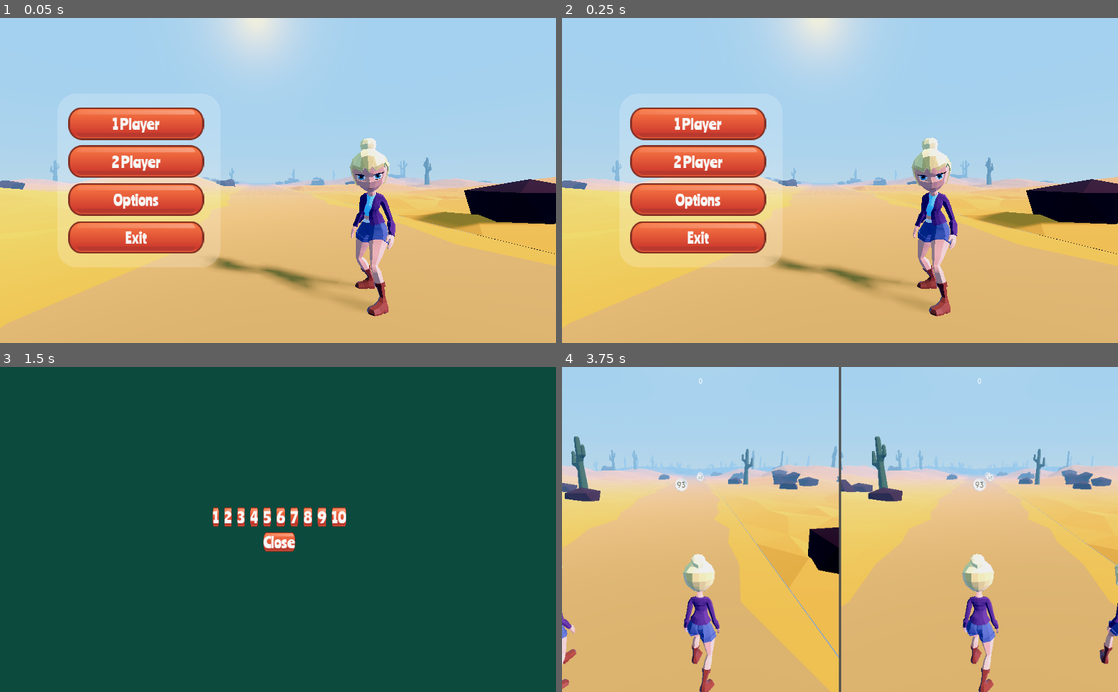
Above: before the commit, frames 1-4 (two rows, left to right).
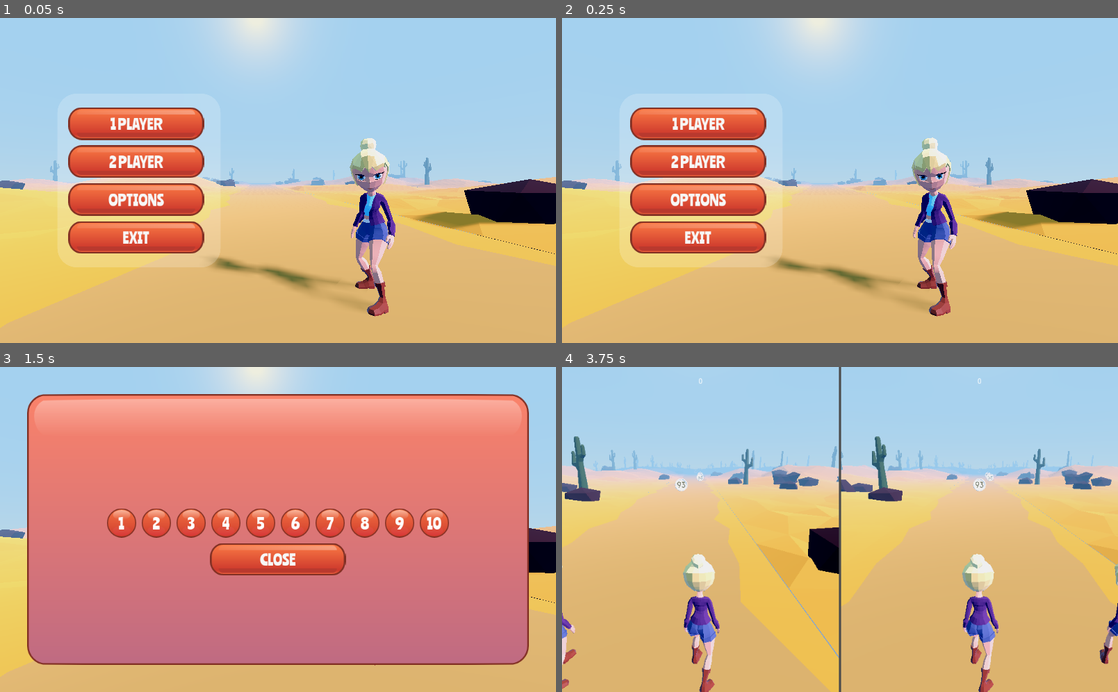
Above: after the commit, the same moments.

Repository: rans0000/math-runner
Game: Godot game, scene res://ui/MainMenu/HomeScreen.tscn
Same seed, same stepped clock (60 frames per second), same inputs: the game is played once before the commit and once after it.
Inputs:
- Up to frame 1 (0.05 s): no input
- Up to frame 2 (0.25 s): no input
- Up to frame 3 (1.5 s): click "2 Player" (after the commit: "2 PLAYER") at 0.5 s; click "Options" (after the commit: "OPTIONS") at 1.25 s
- Up to frame 4 (3.75 s): click "1 Player" (after the commit: "1 PLAYER") at 2 s; click "1 Player" (after the commit: "1 PLAYER") at 2.75 s; click "1" at 3.5 s

The runs differ from the first frame. In frame 1, 0.9% of the frame differs, in the area x 19-30%, y 30-70%; in frame 2, 0.9%; in frame 3, 100%, in the area x 0-100%, y 0-100%; in frame 4, nothing differs.

Commit message:
add alternate button styles

Diff:
--- a/ui/MainMenu/MainMenu.gd
+++ b/ui/MainMenu/MainMenu.gd
@@ -1,6 +1,6 @@
 extends Control
 
-onready var popup = $Popup;
+onready var popup = $Popup/Popup;
 onready var Global = get_node("/root/Global")
 
 
--- a/ui/MainMenu/MainMenu.tscn
+++ b/ui/MainMenu/MainMenu.tscn
@@ -74,7 +74,7 @@
 margin_bottom = 60.0
 rect_min_size = Vector2( 250, 60 )
 mouse_default_cursor_shape = 2
-text = "1 Player"
+text = "1 PLAYER"
 
 [node name="BtnPlay2" type="Button" parent="Panel/CenterContainer/VBoxContainer"]
 margin_top = 70.0
@@ -82,7 +82,7 @@
 margin_bottom = 130.0
 rect_min_size = Vector2( 250, 60 )
 mouse_default_cursor_shape = 2
-text = "2 Player"
+text = "2 PLAYER"
 
 [node name="BtnOptions" type="Button" parent="Panel/CenterContainer/VBoxContainer"]
 margin_top = 140.0
@@ -90,7 +90,7 @@
 margin_bottom = 200.0
 rect_min_size = Vector2( 250, 60 )
 mouse_default_cursor_shape = 2
-text = "Options"
+text = "OPTIONS"
 
 [node name="BtnExit" type="Button" parent="Panel/CenterContainer/VBoxContainer"]
 margin_top = 210.0
@@ -98,7 +98,7 @@
 margin_bottom = 270.0
 rect_min_size = Vector2( 250, 60 )
 mouse_default_cursor_shape = 2
-text = "Exit"
+text = "EXIT"
 
 [node name="Popup" parent="." instance=ExtResource( 2 )]
 [connection signal="button_up" from="Panel/CenterContainer/VBoxContainer/BtnPlay1" to="." method="_on_BtnPlay_button_up"]
--- a/ui/Popup/Popup.gd
+++ b/ui/Popup/Popup.gd
@@ -1,14 +1,18 @@
-extends Popup
+extends Control
 
-onready var button_wrapper = $CenterContainer/VBoxContainer/ButtonWrapper
+onready var button_wrapper = $Popup/MarginContainer/Panel/CenterContainer/VBoxContainer/ButtonWrapper
+#onready var btn_numeric = $CenterContainer/VBoxContainer/ButtonWrapper/BtnNumeric
+onready var btn_numeric = $Popup/MarginContainer/Panel/CenterContainer/VBoxContainer/ButtonWrapper/BtnNumeric
 onready var Global = get_node("/root/Global")
+onready var popup = $Popup
 
 
 
 func _ready():
 	for i in range(10):
-		var button = Button.new()
+		var button = btn_numeric.duplicate()
 		button.text = String(i + 1)
+		button.visible = true
 		button.connect("button_up", self, "on_number_select", [i+1])
 		button_wrapper.add_child(button)
 	pass
@@ -16,7 +20,7 @@
 
 
 func _on_BtnClose_button_up():
-	self.visible = false
+	popup.visible = false
 
 
 
--- a/ui/Popup/Popup.tscn
+++ b/ui/Popup/Popup.tscn
@@ -1,11 +1,22 @@
-[gd_scene load_steps=2 format=2]
+[gd_scene load_steps=7 format=2]
 
 [ext_resource path="res://ui/Popup/Popup.gd" type="Script" id=1]
+[ext_resource path="res://ui/Themes/MainTheme/Textures/btn_numeric_texture.tres" type="StyleBox" id=2]
+[ext_resource path="res://ui/Themes/MainTheme/Textures/btn_numeric_pressed_texture.tres" type="StyleBox" id=3]
+[ext_resource path="res://fonts/Ranchers-Regular.ttf" type="DynamicFontData" id=4]
+[ext_resource path="res://ui/Themes/MainTheme/main_theme.tres" type="Theme" id=5]
 
-[node name="Popup" type="Popup"]
+[sub_resource type="DynamicFont" id=1]
+size = 28
+use_filter = true
+font_data = ExtResource( 4 )
+
+[node name="Control" type="Control"]
 anchor_right = 1.0
 anchor_bottom = 1.0
-popup_exclusive = true
+size_flags_horizontal = 3
+size_flags_vertical = 3
+theme = ExtResource( 5 )
 script = ExtResource( 1 )
 __meta__ = {
 "_edit_use_anchors_": false
@@ -14,28 +25,64 @@
 [node name="ColorRect" type="ColorRect" parent="."]
 anchor_right = 1.0
 anchor_bottom = 1.0
-color = Color( 0.0509804, 0.294118, 0.247059, 1 )
+color = Color( 0.0784314, 0.192157, 0.8, 0.682353 )
 __meta__ = {
 "_edit_use_anchors_": false
 }
 
-[node name="CenterContainer" type="CenterContainer" parent="."]
+[node name="Popup" type="Popup" parent="."]
+visible = true
 anchor_right = 1.0
 anchor_bottom = 1.0
-margin_right = 7.0
+
+[node name="MarginContainer" type="MarginContainer" parent="Popup"]
+anchor_right = 1.0
+anchor_bottom = 1.0
+margin_left = 50.0
+margin_top = 50.0
+margin_right = -50.0
+margin_bottom = -50.0
+grow_horizontal = 2
+grow_vertical = 2
+size_flags_horizontal = 5
+size_flags_vertical = 5
 __meta__ = {
 "_edit_use_anchors_": false
 }
 
-[node name="VBoxContainer" type="VBoxContainer" parent="CenterContainer"]
-margin_left = 492.0
-margin_top = 285.0
-margin_right = 539.0
-margin_bottom = 315.0
+[node name="Panel" type="Panel" parent="Popup/MarginContainer"]
+margin_right = 924.0
+margin_bottom = 500.0
+__meta__ = {
+"_edit_use_anchors_": false
+}
+
+[node name="CenterContainer" type="CenterContainer" parent="Popup/MarginContainer/Panel"]
+anchor_right = 1.0
+anchor_bottom = 1.0
+size_flags_horizontal = 3
+size_flags_vertical = 3
+__meta__ = {
+"_edit_use_anchors_": false
+}
+
+[node name="VBoxContainer" type="VBoxContainer" parent="Popup/MarginContainer/Panel/CenterContainer"]
+margin_left = 337.0
+margin_top = 192.0
+margin_right = 587.0
+margin_bottom = 308.0
+size_flags_horizontal = 3
+size_flags_vertical = 3
 custom_constants/separation = 10
 
-[node name="ButtonWrapper" type="HBoxContainer" parent="CenterContainer/VBoxContainer"]
-margin_right = 47.0
+[node name="Label" type="Label" parent="Popup/MarginContainer/Panel/CenterContainer/VBoxContainer"]
+margin_right = 250.0
+margin_bottom = 36.0
+
+[node name="ButtonWrapper" type="HBoxContainer" parent="Popup/MarginContainer/Panel/CenterContainer/VBoxContainer"]
+margin_top = 46.0
+margin_right = 250.0
+margin_bottom = 46.0
 grow_horizontal = 2
 grow_vertical = 2
 size_flags_horizontal = 7
@@ -43,10 +90,27 @@
 custom_constants/separation = 10
 alignment = 1
 
-[node name="ActionWrapper" type="HBoxContainer" parent="CenterContainer/VBoxContainer"]
-margin_top = 10.0
-margin_right = 47.0
-margin_bottom = 30.0
+[node name="BtnNumeric" type="Button" parent="Popup/MarginContainer/Panel/CenterContainer/VBoxContainer/ButtonWrapper"]
+visible = false
+margin_left = 98.0
+margin_right = 152.0
+margin_bottom = 54.0
+rect_min_size = Vector2( 54, 54 )
+mouse_default_cursor_shape = 2
+custom_styles/hover = ExtResource( 2 )
+custom_styles/pressed = ExtResource( 3 )
+custom_styles/focus = ExtResource( 3 )
+custom_styles/normal = ExtResource( 2 )
+custom_fonts/font = SubResource( 1 )
+custom_colors/font_color = Color( 1, 1, 1, 1 )
+custom_colors/font_color_hover = Color( 0.960784, 0.886275, 0.227451, 1 )
+custom_colors/font_color_pressed = Color( 0.568627, 0.188235, 0.0196078, 1 )
+text = "0"
+
+[node name="ActionWrapper" type="HBoxContainer" parent="Popup/MarginContainer/Panel/CenterContainer/VBoxContainer"]
+margin_top = 56.0
+margin_right = 250.0
+margin_bottom = 116.0
 grow_horizontal = 2
 grow_vertical = 2
 size_flags_horizontal = 7
@@ -54,8 +118,9 @@
 custom_constants/separation = 10
 alignment = 1
 
-[node name="BtnClose" type="Button" parent="CenterContainer/VBoxContainer/ActionWrapper"]
-margin_right = 47.0
-margin_bottom = 20.0
-text = "Close"
-[connection signal="button_up" from="CenterContainer/VBoxContainer/ActionWrapper/BtnClose" to="." method="_on_BtnClose_button_up"]
+[node name="BtnClose" type="Button" parent="Popup/MarginContainer/Panel/CenterContainer/VBoxContainer/ActionWrapper"]
+margin_right = 250.0
+margin_bottom = 60.0
+rect_min_size = Vector2( 250, 60 )
+text = "CLOSE"
+[connection signal="button_up" from="Popup/MarginContainer/Panel/CenterContainer/VBoxContainer/ActionWrapper/BtnClose" to="." method="_on_BtnClose_button_up"]
--- /dev/null
+++ b/ui/Themes/MainTheme/Textures/btn_numeric_pressed_texture.tres
@@ -0,0 +1,7 @@
+[gd_resource type="StyleBoxTexture" load_steps=2 format=2]
+
+[ext_resource path="res://ui/Themes/MainTheme/Textures/btn_numeric_pressed.png" type="Texture" id=1]
+
+[resource]
+texture = ExtResource( 1 )
+region_rect = Rect2( 0, 0, 54, 54 )
--- /dev/null
+++ b/ui/Themes/MainTheme/Textures/btn_numeric_texture.tres
@@ -0,0 +1,7 @@
+[gd_resource type="StyleBoxTexture" load_steps=2 format=2]
+
+[ext_resource path="res://ui/Themes/MainTheme/Textures/btn_numeric_default.png" type="Texture" id=1]
+
+[resource]
+texture = ExtResource( 1 )
+region_rect = Rect2( 0, 0, 54, 54 )
--- a/ui/Themes/MainTheme/main_theme.tres
+++ b/ui/Themes/MainTheme/main_theme.tres
@@ -1,16 +1,58 @@
-[gd_resource type="Theme" load_steps=5 format=2]
+[gd_resource type="Theme" load_steps=13 format=2]
 
 [ext_resource path="res://fonts/Ranchers-Regular.ttf" type="DynamicFontData" id=1]
 [ext_resource path="res://ui/Themes/MainTheme/Textures/btn_main__pressed_texture.tres" type="StyleBox" id=2]
 [ext_resource path="res://ui/Themes/MainTheme/Textures/btn_main_texture.tres" type="StyleBox" id=3]
+[ext_resource path="res://ui/Themes/MainTheme/Textures/panel_bg.png" type="Texture" id=4]
+[ext_resource path="res://ui/Themes/MainTheme/Textures/tab_item_active.png" type="Texture" id=5]
+[ext_resource path="res://ui/Themes/MainTheme/Textures/tab_item_default.png" type="Texture" id=6]
 
-[sub_resource type="DynamicFont" id=1]
+[sub_resource type="StyleBoxTexture" id=1]
+texture = ExtResource( 4 )
+region_rect = Rect2( 0, 0, 115, 411 )
+margin_left = 30.0
+margin_right = 30.0
+margin_top = 35.0
+margin_bottom = 35.0
+
+[sub_resource type="StyleBoxTexture" id=2]
+texture = ExtResource( 4 )
+region_rect = Rect2( 0, 0, 115, 411 )
+margin_left = 29.0
+margin_right = 33.0
+margin_top = 76.0
+margin_bottom = 36.0
+
+[sub_resource type="StyleBoxTexture" id=3]
+texture = ExtResource( 5 )
+region_rect = Rect2( 0, 0, 70, 60 )
+margin_left = 25.0
+margin_right = 25.0
+margin_top = 10.0
+margin_bottom = 5.0
+
+[sub_resource type="StyleBoxTexture" id=4]
+texture = ExtResource( 6 )
+region_rect = Rect2( 0, 0, 70, 60 )
+margin_left = 25.0
+margin_right = 25.0
+margin_top = 10.0
+margin_bottom = 5.0
+
+[sub_resource type="StyleBoxFlat" id=5]
+content_margin_left = 15.0
+bg_color = Color( 1, 1, 1, 1 )
+border_width_top = 3
+border_width_bottom = 3
+border_color = Color( 0.509804, 0.188235, 0.141176, 1 )
+
+[sub_resource type="DynamicFont" id=6]
 size = 28
 use_filter = true
 font_data = ExtResource( 1 )
 
 [resource]
-default_font = SubResource( 1 )
+default_font = SubResource( 6 )
 Button/colors/font_color = Color( 0.972549, 0.972549, 0.972549, 1 )
 Button/colors/font_color_disabled = Color( 0.9, 0.9, 0.9, 0.2 )
 Button/colors/font_color_hover = Color( 0.960784, 0.886275, 0.227451, 1 )
@@ -31,3 +73,62 @@
 Label/constants/shadow_offset_y = 1
 Label/fonts/font = null
 Label/styles/normal = null
+Panel/styles/panel = SubResource( 1 )
+TabContainer/colors/font_color_bg = Color( 1, 1, 1, 1 )
+TabContainer/colors/font_color_disabled = Color( 0.9, 0.9, 0.9, 0.2 )
+TabContainer/colors/font_color_fg = Color( 1, 1, 1, 1 )
+TabContainer/constants/hseparation = 20
+TabContainer/constants/label_valign_bg = 0
+TabContainer/constants/label_valign_fg = 0
+TabContainer/constants/side_margin = 10
+TabContainer/constants/top_margin = 7
+TabContainer/fonts/font = null
+TabContainer/icons/decrement = null
+TabContainer/icons/decrement_highlight = null
+TabContainer/icons/increment = null
+TabContainer/icons/increment_highlight = null
+TabContainer/icons/menu = null
+TabContainer/icons/menu_highlight = null
+TabContainer/styles/panel = SubResource( 2 )
+TabContainer/styles/tab_bg = SubResource( 3 )
+TabContainer/styles/tab_disabled = null
+TabContainer/styles/tab_fg = SubResource( 4 )
+TextEdit/colors/background_color = Color( 0, 0, 0, 0 )
+TextEdit/colors/bookmark_color = Color( 0.08, 0.49, 0.98, 1 )
+TextEdit/colors/brace_mismatch_color = Color( 1, 0.2, 0.2, 1 )
+TextEdit/colors/breakpoint_color = Color( 0.8, 0.8, 0.4, 0.2 )
+TextEdit/colors/caret_background_color = Color( 0, 0, 0, 1 )
+TextEdit/colors/caret_color = Color( 0.88, 0.88, 0.88, 1 )
+TextEdit/colors/code_folding_color = Color( 0.8, 0.8, 0.8, 0.8 )
+TextEdit/colors/completion_background_color = Color( 0.17, 0.16, 0.2, 1 )
+TextEdit/colors/completion_existing_color = Color( 0.87, 0.87, 0.87, 0.13 )
+TextEdit/colors/completion_font_color = Color( 0.67, 0.67, 0.67, 1 )
+TextEdit/colors/completion_scroll_color = Color( 1, 1, 1, 1 )
+TextEdit/colors/completion_selected_color = Color( 0.26, 0.26, 0.27, 1 )
+TextEdit/colors/current_line_color = Color( 0.25, 0.25, 0.26, 0.8 )
+TextEdit/colors/executing_line_color = Color( 0.2, 0.8, 0.2, 0.4 )
+TextEdit/colors/font_color = Color( 0.772549, 0.298039, 0.192157, 1 )
+TextEdit/colors/font_color_readonly = Color( 0.88, 0.88, 0.88, 0.5 )
+TextEdit/colors/font_color_selected = Color( 0, 0, 0, 1 )
+TextEdit/colors/function_color = Color( 0.4, 0.64, 0.81, 1 )
+TextEdit/colors/line_number_color = Color( 0.67, 0.67, 0.67, 0.4 )
+TextEdit/colors/mark_color = Color( 1, 0.4, 0.4, 0.4 )
+TextEdit/colors/member_variable_color = Color( 0.9, 0.31, 0.35, 1 )
+TextEdit/colors/number_color = Color( 0.92, 0.58, 0.2, 1 )
+TextEdit/colors/safe_line_number_color = Color( 0.67, 0.78, 0.67, 0.6 )
+TextEdit/colors/selection_color = Color( 0.49, 0.49, 0.49, 1 )
+TextEdit/colors/symbol_color = Color( 0.94, 0.94, 0.94, 1 )
+TextEdit/colors/word_highlighted_color = Color( 0.8, 0.9, 0.9, 0.15 )
+TextEdit/constants/completion_lines = 7
+TextEdit/constants/completion_max_width = 50
+TextEdit/constants/completion_scroll_width = 3
+TextEdit/constants/line_spacing = 4
+TextEdit/fonts/font = null
+TextEdit/icons/fold = null
+TextEdit/icons/folded = null
+TextEdit/icons/space = null
+TextEdit/icons/tab = null
+TextEdit/styles/completion = null
+TextEdit/styles/focus = null
+TextEdit/styles/normal = SubResource( 5 )
+TextEdit/styles/read_only = null
--- /dev/null
+++ b/ui/Themes/MainTheme/secondary_theme.tres
@@ -0,0 +1,48 @@
+[gd_resource type="Theme" load_steps=7 format=2]
+
+[ext_resource path="res://fonts/Ranchers-Regular.ttf" type="DynamicFontData" id=1]
+[ext_resource path="res://ui/Themes/MainTheme/Textures/btn_arrow_l_pressed.png" type="Texture" id=2]
+[ext_resource path="res://ui/Themes/MainTheme/Textures/btn_arrow_l_default.png" type="Texture" id=3]
+
+[sub_resource type="StyleBoxTexture" id=1]
+texture = ExtResource( 2 )
+region_rect = Rect2( 0, 0, 56, 60 )
+margin_left = 13.0
+margin_right = 13.0
+margin_top = 11.0
+margin_bottom = 11.0
+
+[sub_resource type="StyleBoxTexture" id=2]
+texture = ExtResource( 3 )
+region_rect = Rect2( 0, 0, 56, 60 )
+margin_left = 13.0
+margin_right = 13.0
+margin_top = 11.0
+margin_bottom = 11.0
+
+[sub_resource type="DynamicFont" id=3]
+size = 28
+font_data = ExtResource( 1 )
+
+[resource]
+default_font = SubResource( 3 )
+Button/colors/font_color = Color( 1, 1, 1, 1 )
+Button/colors/font_color_disabled = Color( 0.9, 0.9, 0.9, 0.2 )
+Button/colors/font_color_hover = Color( 0.960784, 0.886275, 0.227451, 1 )
+Button/colors/font_color_pressed = Color( 0.960784, 0.886275, 0.227451, 1 )
+Button/constants/hseparation = 2
+Button/fonts/font = null
+Button/styles/disabled = null
+Button/styles/focus = SubResource( 1 )
+Button/styles/hover = SubResource( 1 )
+Button/styles/normal = SubResource( 2 )
+Button/styles/pressed = null
+Label/colors/font_color = Color( 1, 1, 1, 1 )
+Label/colors/font_color_shadow = Color( 0, 0, 0, 0.498039 )
+Label/colors/font_outline_modulate = Color( 1, 1, 1, 1 )
+Label/constants/line_spacing = 3
+Label/constants/shadow_as_outline = 0
+Label/constants/shadow_offset_x = 2
+Label/constants/shadow_offset_y = 2
+Label/fonts/font = null
+Label/styles/normal = null
--- a/ui/UITest/UITest.tscn
+++ b/ui/UITest/UITest.tscn
@@ -1,6 +1,17 @@
-[gd_scene load_steps=2 format=2]
+[gd_scene load_steps=7 format=2]
 
 [ext_resource path="res://ui/Themes/MainTheme/main_theme.tres" type="Theme" id=1]
+[ext_resource path="res://ui/Themes/MainTheme/secondary_theme.tres" type="Theme" id=2]
+[ext_resource path="res://ui/Themes/MainTheme/Textures/btn_arrow_r_default.png" type="Texture" id=3]
+[ext_resource path="res://ui/Themes/MainTheme/Textures/btn_arrow_r_pressed.png" type="Texture" id=4]
+
+[sub_resource type="StyleBoxTexture" id=2]
+texture = ExtResource( 4 )
+region_rect = Rect2( 0, 0, 56, 60 )
+
+[sub_resource type="StyleBoxTexture" id=1]
+texture = ExtResource( 3 )
+region_rect = Rect2( 0, 0, 56, 60 )
 
 [node name="UITest" type="Control"]
 anchor_right = 1.0
@@ -11,6 +22,7 @@
 }
 
 [node name="VBoxContainer" type="VBoxContainer" parent="."]
+visible = false
 anchor_right = 1.0
 anchor_bottom = 1.0
 __meta__ = {
@@ -57,3 +69,106 @@
 __meta__ = {
 "_edit_use_anchors_": false
 }
+
+[node name="MarginContainer" type="MarginContainer" parent="."]
+anchor_right = 1.0
+anchor_bottom = 1.0
+margin_left = 50.0
+margin_top = 50.0
+margin_right = -50.0
+margin_bottom = -50.0
+__meta__ = {
+"_edit_use_anchors_": false
+}
+
+[node name="TabContainer" type="TabContainer" parent="MarginContainer"]
+margin_right = 924.0
+margin_bottom = 500.0
+
+[node name="Tabs" type="Tabs" parent="MarginContainer/TabContainer"]
+anchor_right = 1.0
+anchor_bottom = 1.0
+margin_left = 29.0
+margin_top = 127.0
+margin_right = -33.0
+margin_bottom = -36.0
+
+[node name="VBoxContainer" type="VBoxContainer" parent="MarginContainer/TabContainer/Tabs"]
+margin_right = 40.0
+margin_bottom = 40.0
+__meta__ = {
+"_edit_use_anchors_": false
+}
+
+[node name="Label" type="Label" parent="MarginContainer/TabContainer/Tabs/VBoxContainer"]
+margin_right = 400.0
+margin_bottom = 36.0
+theme = ExtResource( 2 )
+text = "Howdy"
+__meta__ = {
+"_edit_use_anchors_": false
+}
+
+[node name="HBoxContainer" type="HBoxContainer" parent="MarginContainer/TabContainer/Tabs/VBoxContainer"]
+margin_top = 40.0
+margin_right = 400.0
+margin_bottom = 100.0
+rect_min_size = Vector2( 400, 0 )
+custom_constants/separation = 0
+alignment = 1
+__meta__ = {
+"_edit_use_anchors_": false
+}
+
+[node name="Button2" type="Button" parent="MarginContainer/TabContainer/Tabs/VBoxContainer/HBoxContainer"]
+margin_right = 56.0
+margin_bottom = 60.0
+rect_min_size = Vector2( 56, 60 )
+mouse_default_cursor_shape = 2
+theme = ExtResource( 2 )
+action_mode = 0
+text = "<"
+
+[node name="TextEdit" type="TextEdit" parent="MarginContainer/TabContainer/Tabs/VBoxContainer/HBoxContainer"]
+margin_left = 56.0
+margin_right = 344.0
+margin_bottom = 60.0
+grow_horizontal = 2
+grow_vertical = 2
+size_flags_horizontal = 3
+size_flags_vertical = 3
+context_menu_enabled = false
+__meta__ = {
+"_edit_use_anchors_": false
+}
+
+[node name="Button" type="Button" parent="MarginContainer/TabContainer/Tabs/VBoxContainer/HBoxContainer"]
+margin_left = 344.0
+margin_right = 400.0
+margin_bottom = 60.0
+rect_min_size = Vector2( 56, 60 )
+mouse_default_cursor_shape = 2
+theme = ExtResource( 2 )
+custom_styles/hover = SubResource( 2 )
+custom_styles/focus = SubResource( 2 )
+custom_styles/normal = SubResource( 1 )
+action_mode = 0
+text = ">"
+
+[node name="Tabs2" type="Tabs" parent="MarginContainer/TabContainer"]
+visible = false
+anchor_right = 1.0
+anchor_bottom = 1.0
+margin_left = 29.0
+margin_top = 127.0
+margin_right = -33.0
+margin_bottom = -36.0
+
+[node name="Tabs3" type="Tabs" parent="MarginContainer/TabContainer"]
+visible = false
+anchor_right = 1.0
+anchor_bottom = 1.0
+margin_left = 29.0
+margin_top = 127.0
+margin_right = -33.0
+margin_bottom = -36.0
Binary file added: ui/Themes/MainTheme/Textures/btn_arrow_default.png
Not shown, added: ui/Themes/MainTheme/Textures/btn_arrow_default.png.import
Binary file added: ui/Themes/MainTheme/Textures/btn_arrow_l_default.png
Not shown, added: ui/Themes/MainTheme/Textures/btn_arrow_l_default.png.import
Binary file added: ui/Themes/MainTheme/Textures/btn_arrow_l_pressed.png
Not shown, added: ui/Themes/MainTheme/Textures/btn_arrow_l_pressed.png.import
Binary file added: ui/Themes/MainTheme/Textures/btn_arrow_pressed.png
Not shown, added: ui/Themes/MainTheme/Textures/btn_arrow_pressed.png.import
Binary file added: ui/Themes/MainTheme/Textures/btn_arrow_r_default.png
Not shown, added: ui/Themes/MainTheme/Textures/btn_arrow_r_default.png.import
Binary file added: ui/Themes/MainTheme/Textures/btn_arrow_r_pressed.png
Not shown, added: ui/Themes/MainTheme/Textures/btn_arrow_r_pressed.png.import
(and 14 more such lines)
